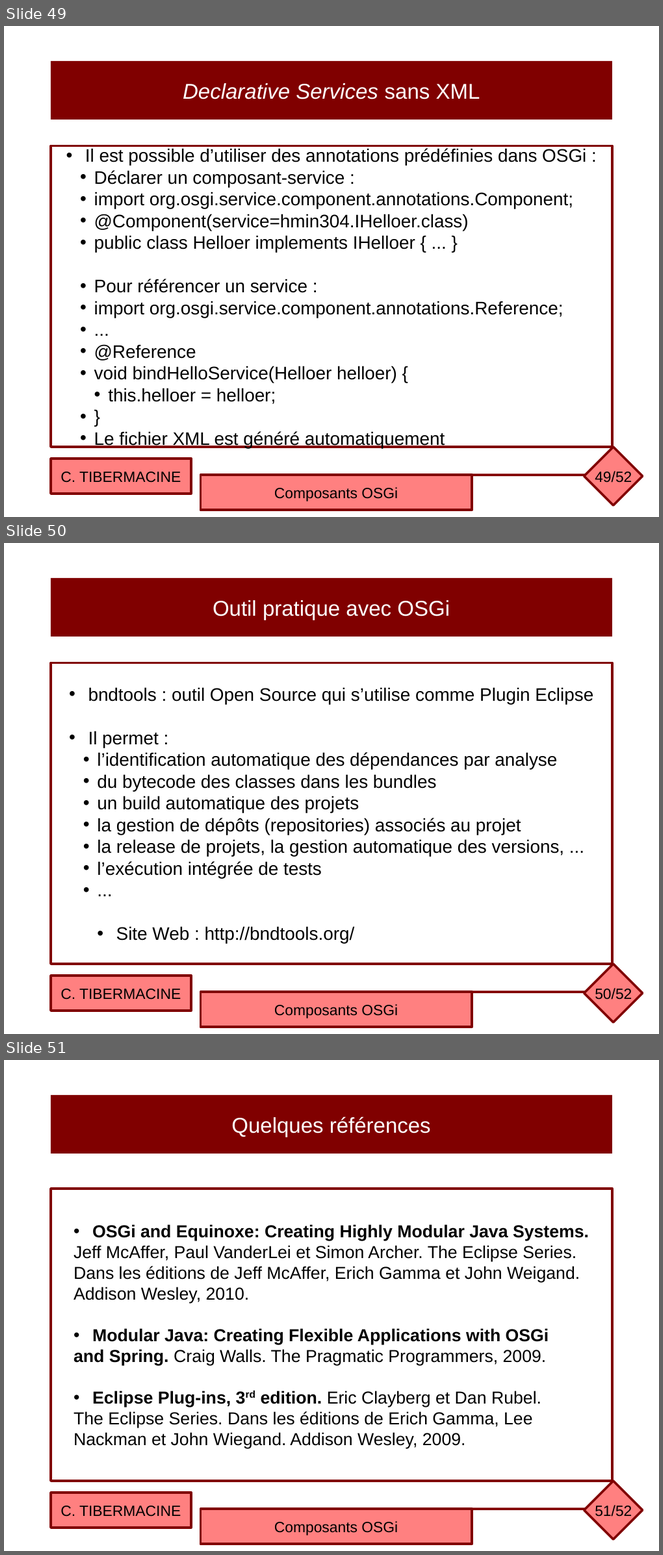
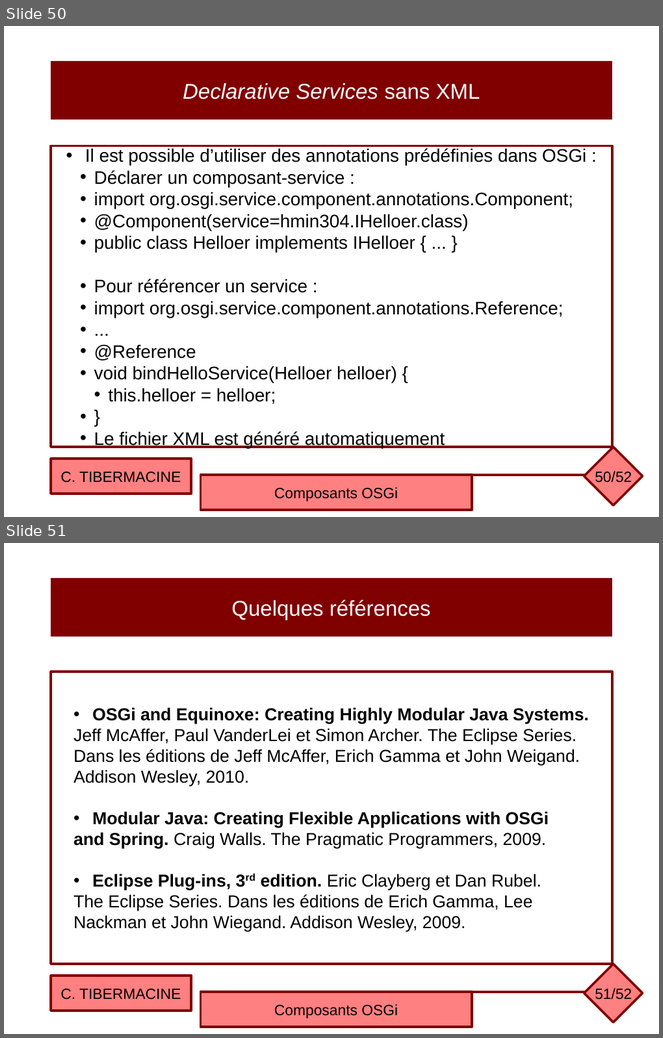
Before and after one commit to ctiber/composants, a slide deck: cours/cours3.odp. Shown one above the other, each under a label of ours: slides 49, 50 and 51 before the commit, slides 50 and 51 after it. The pictures are 663x1555 and 663x1038 pixels, drawn with LibreOffice and Linux fonts; fonts in the diff are those of the drawing. Boxes give left, top, right and bottom in pixels: in the first picture for what was removed or moved away, otherwise in the second. Text is boxed around its words. In the diff, an @@ line names an element or a change of style, - is before the commit and + after.

Commit message:
Mise à jour du cours OSGi

```diff
--- a/cours/cours3.odp
+++ b/cours/cours3.odp
@@ slide 50 removed at (4, 543, 659, 1034), background #FFFFFF @@
@@ rectangle removed at (51, 578, 613, 637) @@
-Outil pratique avec OSGi
@@ rectangle removed at (51, 663, 613, 965) @@
-• bndtools : outil Open Source qui s’utilise comme Plugin Eclipse
-• Il permet :
-  • l’identification automatique des dépendances par analyse
-  • du bytecode des classes dans les bundles
-  • un build automatique des projets
-  • la gestion de dépôts (repositories) associés au projet
-  • la release de projets, la gestion automatique des versions, ...
-  • l’exécution intégrée de tests
-  • ...
-• Site Web : http://bndtools.org/
@@ diamond removed at (584, 965, 642, 1023) @@
@@ rectangle removed at (51, 976, 191, 1011) @@
-C. TIBERMACINE
@@ page number removed at (595, 988, 632, 1000) @@
-50/52
@@ rectangle removed at (201, 993, 473, 1027) @@
-Composants OSGi
@@ line removed from (589, 993) to (437, 993) @@
@@ what was slide 49 is now slide 50 @@
@@ page number at (595, 471, 632, 483): text changed @@
-49/52
+50/52
```
Also in this commit, not shown: 1 slide added, 1 other file.
